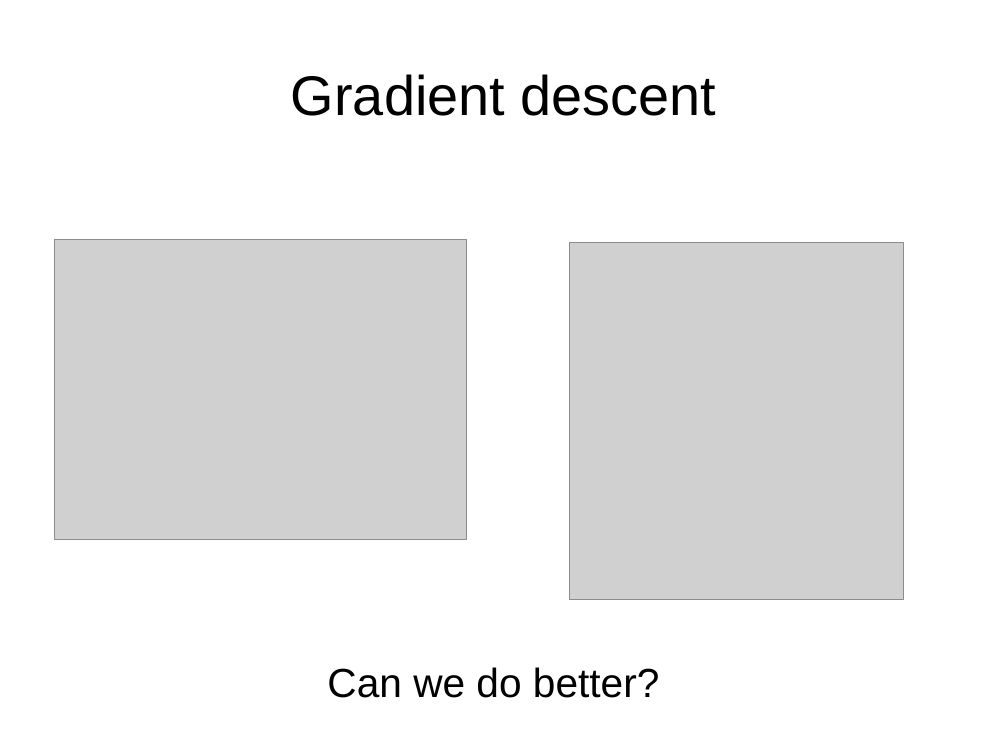
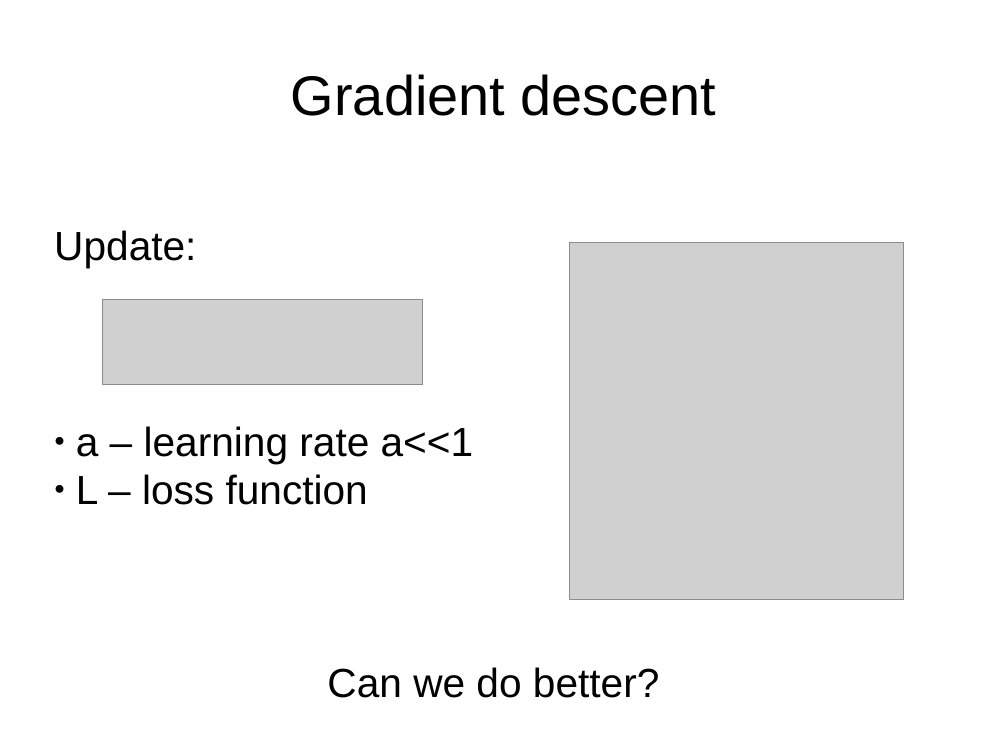
Before and after one commit to yandexdataschool/Practical_DL, a slide deck: slide 7 of week0/lecture0.odp. Drawn at 1008x756 pixels with LibreOffice and Linux fonts; fonts in the diff are those of the drawing; grey boxes stand for pictures. Boxes give left, top, right and bottom in pixels: in the first picture for what was removed or moved away, otherwise in the second. Text is boxed around its words. In the diff, an @@ line names an element or a change of style, - is before the commit and + after.

Commit message:
update first 4 lectures (typos, better images, formulae consistency)

```diff
--- a/week0/lecture0.odp
+++ b/week0/lecture0.odp
@@ text added at bbox=[54, 230, 474, 505], 32 pt, text #000000 @@
+Update:
+● a – learning rate a<<1
+● L – loss function
@@ picture: place and size @@
-picture at bbox=[55, 240, 466, 540]
+picture at bbox=[102, 299, 424, 384]
```
Also in this commit, not shown: 9 other slides changed, 2 slides added, 10 other files.
